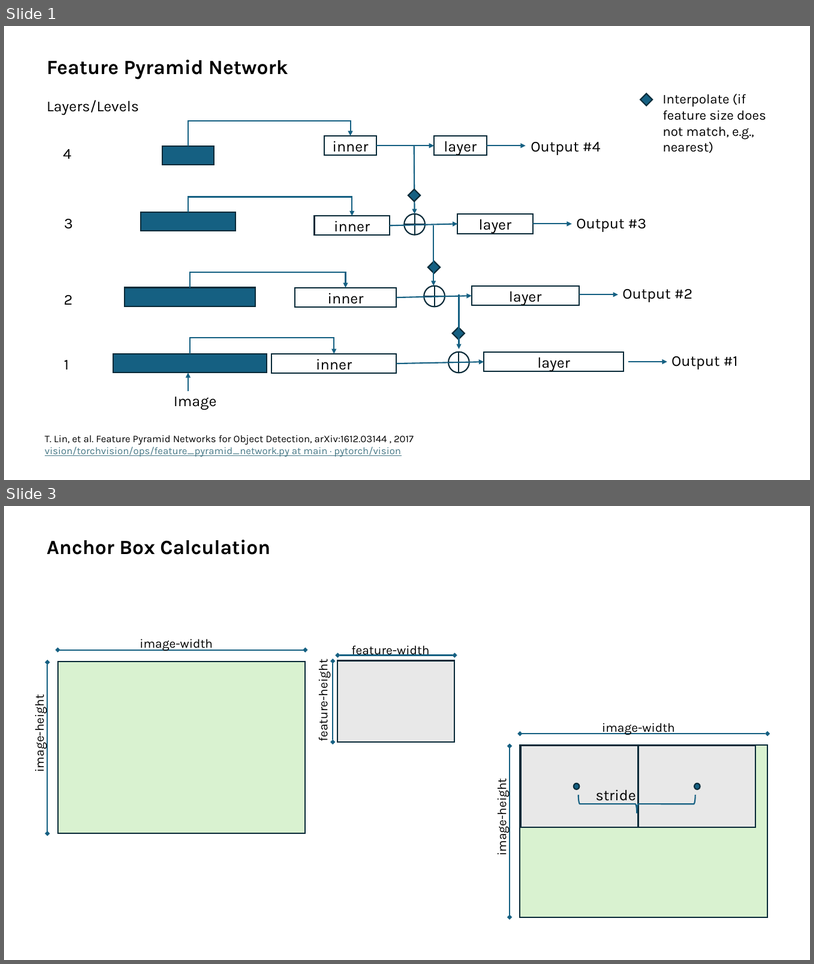
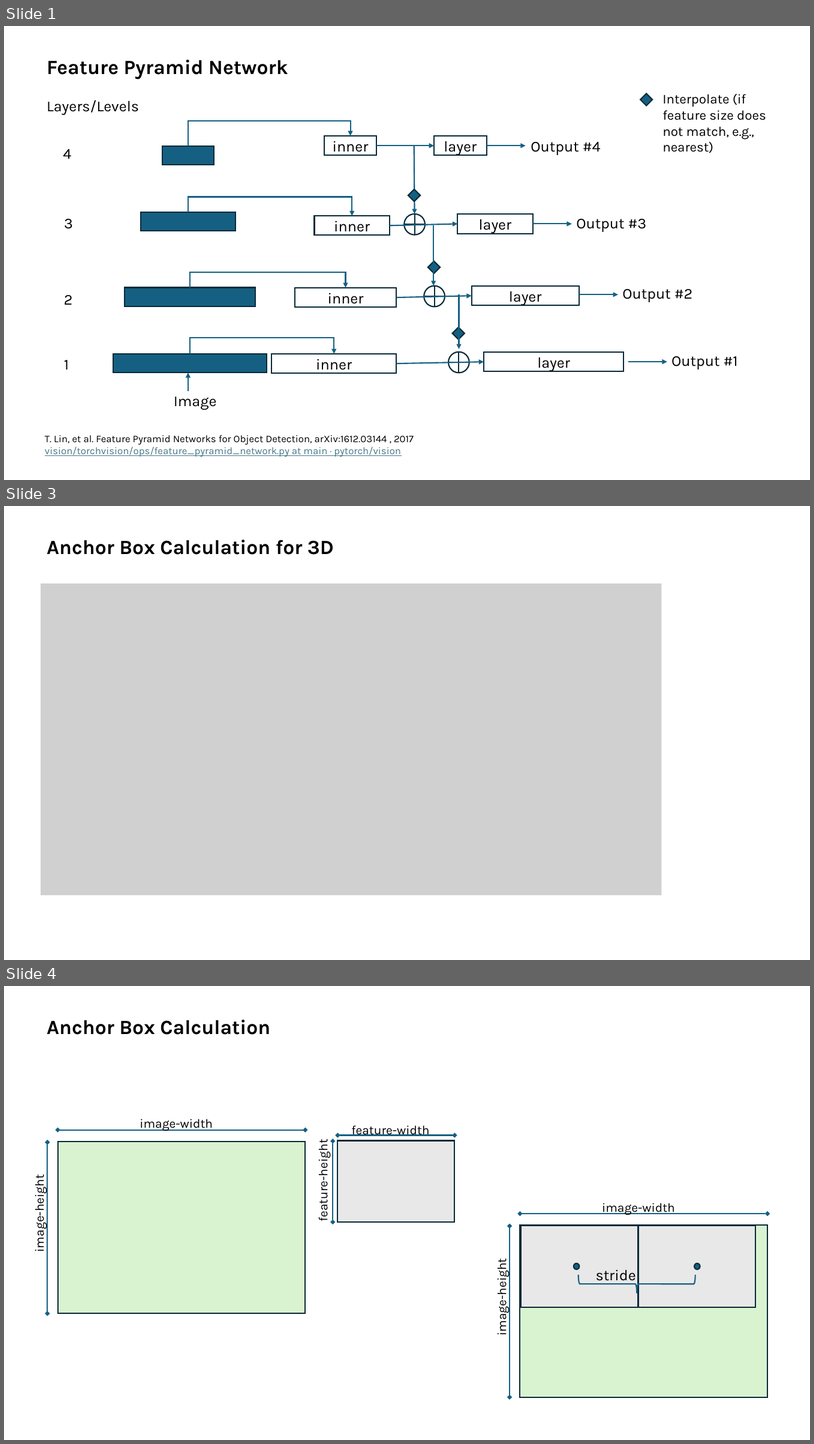
Before and after one commit to s-reaungamornrat/video_processing, a slide deck: mask_rcnn/doc/networks.pptx. Shown one above the other, each under a label of ours: slides 1 and 3 before the commit, slides 1, 3 and 4 after it; the slides between them are not shown. The pictures are 814x964 and 814x1444 pixels, drawn with LibreOffice and Linux fonts; fonts in the diff are those of the drawing; grey boxes stand for pictures. Boxes give left, top, right and bottom in pixels: in the first picture for what was removed or moved away, otherwise in the second. Text is boxed around its words. In the diff, an @@ line names an element or a change of style, - is before the commit and + after.

Commit message:
doc: mask_rcnn/doc/networks.pptx: aspect ratio and anchor calculation in 3D

```diff
--- a/mask_rcnn/doc/networks.pptx
+++ b/mask_rcnn/doc/networks.pptx
@@ slide 3 added at (4,506,810,960), background #FFFFFF @@
@@ text added at (47,540,334,555), 24 pt, text #000000, bold @@
+Anchor Box Calculation for 3D
@@ picture added at (41,583,662,895) @@
@@ what was slide 3 is now slide 4 @@
```
